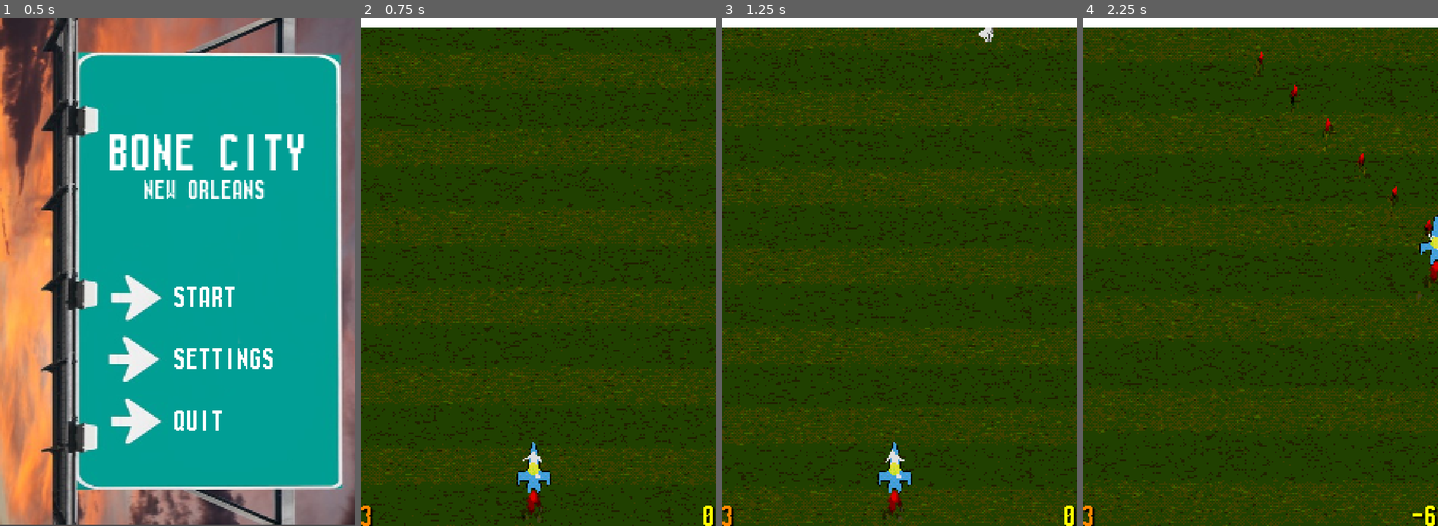
Above: before the commit, frames 1-4 (left to right).
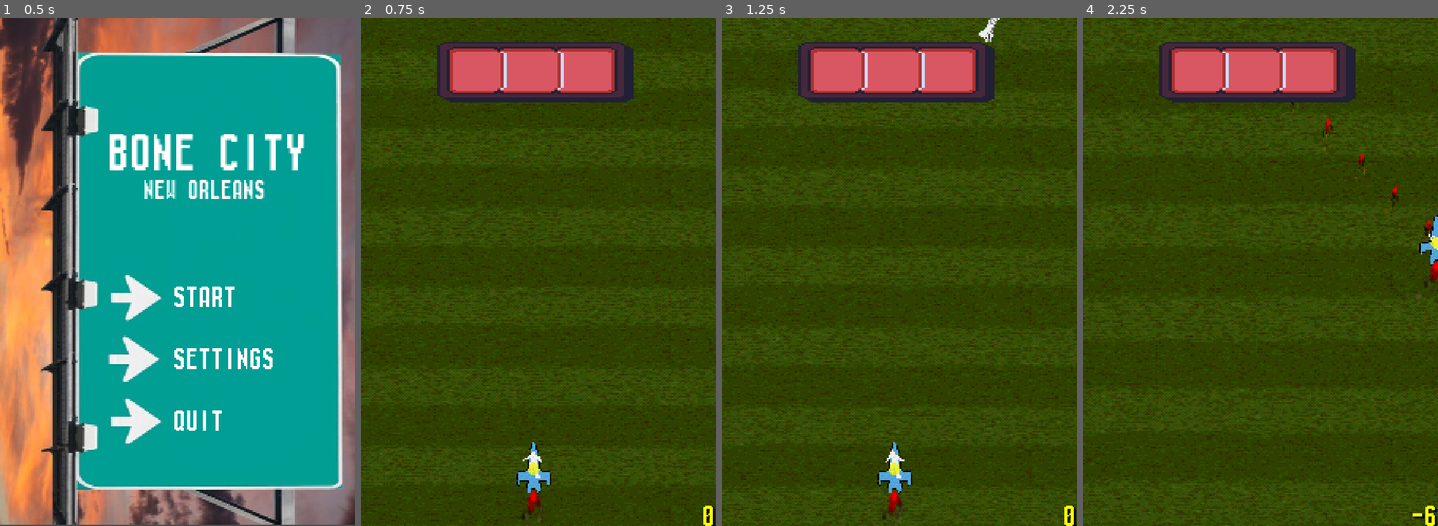
Above: after the commit, the same moments.

Repository: crayonmelon/bigmodejam
Game: Godot game, scene res://scenes/main_menu.tscn
Same seed, same stepped clock (60 frames per second), same inputs: the game is played once before the commit and once after it. The engine's default icon, where the game draws it, is replaced by a stand-in: a white triangle on a blue panel in a dark square.
Inputs:
- Up to frame 1 (0.5 s): no input
- Up to frame 2 (0.75 s): click "Start" at 0.5 s
- Up to frame 3 (1.25 s): no input
- Up to frame 4 (2.25 s): hold D (RIGHT) 1.28-2.03 s; hold Space (SHOOT) 1.28-2.03 s; hold S (DOWN) from 2.03 s (still down); tap E (SWAP) at 2.1 s

Frame 1 is identical in both runs. In frame 2, 8.5% of the frame differs, in the area x 0-100%, y 0-100%; in frame 3, 8.5%; in frame 4, 8.5%.

Commit message:
Health bar and screen effect

Diff:
--- a/scenes/Main_Game.tscn
+++ b/scenes/Main_Game.tscn
@@ -1,17 +1,18 @@
-[gd_scene load_steps=29 format=3 uid="uid://cipvv00ugvtnm"]
+[gd_scene load_steps=31 format=3 uid="uid://cipvv00ugvtnm"]
 
 [ext_resource type="PackedScene" uid="uid://cpnbohmnn2bop" path="res://scenes/player.tscn" id="1_j12px"]
-[ext_resource type="Texture2D" uid="uid://di0uxqeqtxb1i" path="res://sprites/bg.png" id="1_rithy"]
+[ext_resource type="Texture2D" uid="uid://bo5shm58y1cku" path="res://sprites/bg.png" id="1_rithy"]
 [ext_resource type="Script" path="res://scripts/CameraAngle.gd" id="3_0fdpl"]
 [ext_resource type="Script" path="res://scripts/TextureScroll.gd" id="3_q0y32"]
-[ext_resource type="Texture2D" uid="uid://cbl4b722hcnew" path="res://sprites/Cloud_layer_002.png" id="4_5jvtx"]
-[ext_resource type="Texture2D" uid="uid://jvhec3shcns7" path="res://sprites/Cloud_layer_001.png" id="4_kgx1p"]
+[ext_resource type="Texture2D" uid="uid://ch6cd47nam5ay" path="res://sprites/Cloud_layer_002.png" id="4_5jvtx"]
+[ext_resource type="Texture2D" uid="uid://x4dvcqh5ugfd" path="res://sprites/Cloud_layer_001.png" id="4_kgx1p"]
 [ext_resource type="Material" uid="uid://dtol571qbvgjn" path="res://scenes/THED.tres" id="4_nxwuk"]
-[ext_resource type="FontFile" uid="uid://c2esusx06bivb" path="res://font/Starting Machine.ttf" id="8_8aska"]
+[ext_resource type="FontFile" uid="uid://b015fxhu4htvp" path="res://font/Starting Machine.ttf" id="8_8aska"]
 [ext_resource type="Shader" path="res://scenes/effect.gdshader" id="8_v3mxf"]
+[ext_resource type="Script" path="res://scripts/UpdateHealthScreenEffect.gd" id="9_68x4j"]
 [ext_resource type="Script" path="res://scripts/Update_coin_text.gd" id="10_ktp1n"]
+[ext_resource type="Texture2D" uid="uid://bwsgn2omx1keb" path="res://sprites/Player_Health_Sprites.png" id="11_g27pf"]
 [ext_resource type="Script" path="res://scripts/UpdateHealthText.gd" id="11_vu682"]
-[ext_resource type="Script" path="res://scripts/ChargeBar.gd" id="12_o7ymn"]
 [ext_resource type="Script" path="res://scripts/Spawner.gd" id="13_8f20g"]
 
 [sub_resource type="PhysicalSkyMaterial" id="PhysicalSkyMaterial_12oqm"]
@@ -207,6 +208,11 @@
 [sub_resource type="ViewportTexture" id="ViewportTexture_r6h31"]
 viewport_path = NodePath("SubViewport")
 
+[sub_resource type="StyleBoxTexture" id="StyleBoxTexture_def1y"]
+texture = ExtResource("11_g27pf")
+texture_margin_bottom = 7.12241
+region_rect = Rect2(0, 64, 64, 64)
+
 [node name="Main_Game" type="Node3D"]
 
 [node name="WorldEnvironment" type="WorldEnvironment" parent="."]
@@ -334,6 +340,7 @@
 grow_horizontal = 2
 grow_vertical = 2
 texture = SubResource("ViewportTexture_r6h31")
+script = ExtResource("9_68x4j")
 
 [node name="Coin" type="Label" parent="CanvasLayer"]
 texture_filter = 1
@@ -359,35 +366,21 @@
 vertical_alignment = 1
 script = ExtResource("10_ktp1n")
 
-[node name="Health" type="Label" parent="CanvasLayer"]
+[node name="Health" type="Panel" parent="CanvasLayer"]
 texture_filter = 1
-anchors_preset = -1
-anchor_top = 0.987
-anchor_right = 0.027
-anchor_bottom = 1.0
-offset_top = -0.360107
-offset_right = -0.192001
-grow_vertical = 0
+anchors_preset = 5
+anchor_left = 0.5
+anchor_right = 0.5
+offset_left = -34.405
+offset_top = -31.47
+offset_right = 29.595
+offset_bottom = 96.53
+grow_horizontal = 2
+rotation = 1.5708
+pivot_offset = Vector2(32, 64)
 size_flags_horizontal = 8
-theme_override_colors/font_color = Color(1, 0.533333, 0, 1)
-theme_override_colors/font_shadow_color = Color(0, 0, 0, 1)
-theme_override_constants/shadow_offset_x = 1
-theme_override_constants/shadow_offset_y = 1
-theme_override_fonts/font = ExtResource("8_8aska")
-theme_override_font_sizes/font_size = 16
-text = "3"
-vertical_alignment = 1
+theme_override_styles/panel = SubResource("StyleBoxTexture_def1y")
 script = ExtResource("11_vu682")
-
-[node name="ColorRect" type="ColorRect" parent="CanvasLayer"]
-anchors_preset = -1
-anchor_right = 1.0
-anchor_bottom = 0.02
-offset_left = -0.112
-offset_bottom = -0.240001
-grow_horizontal = 0
-size_flags_horizontal = 8
-script = ExtResource("12_o7ymn")
 
 [node name="Spawner" type="Node3D" parent="."]
 transform = Transform3D(1, 0, 0, 0, 1, 0, 0, 0, 1, 0, 0, -10)
--- /dev/null
+++ b/scripts/UpdateHealthScreenEffect.gd
@@ -0,0 +1,9 @@
+extends TextureRect
+
+func _ready():
+	update_effect()
+	GameManager.Health_Updated.connect(update_effect)
+
+func update_effect():
+	print("soing the do")
+	material.set("shader_parameter/target_color_depth", GameManager.health + 1)
--- a/scripts/UpdateHealthText.gd
+++ b/scripts/UpdateHealthText.gd
@@ -1,8 +1,14 @@
-extends Label
+extends Panel
+
+@onready var health_bar_sprites = preload("res://sprites/Player_Health_Sprites.png")
+@onready var styleBox = StyleBoxTexture.new()
 
 func _ready():
-	update_text()
-	GameManager.Health_Updated.connect(update_text)
+	styleBox.texture = health_bar_sprites
+	update_bar()
+	GameManager.Health_Updated.connect(update_bar)
 
-func update_text():
-	text = str(GameManager.health)
+func update_bar():
+	var region_rect = Rect2(0, (GameManager.max_health - GameManager.health) * 64, 64, 64)
+	styleBox.region_rect = region_rect
+	set("theme_override_styles/panel", styleBox)
Not shown: 1 places in sprites/Particles Effects/Ship Engines/ship_engine_sprite_frames.tres that only renumber resources
Binary file added: sprites/Player_Health_Sprites.png
